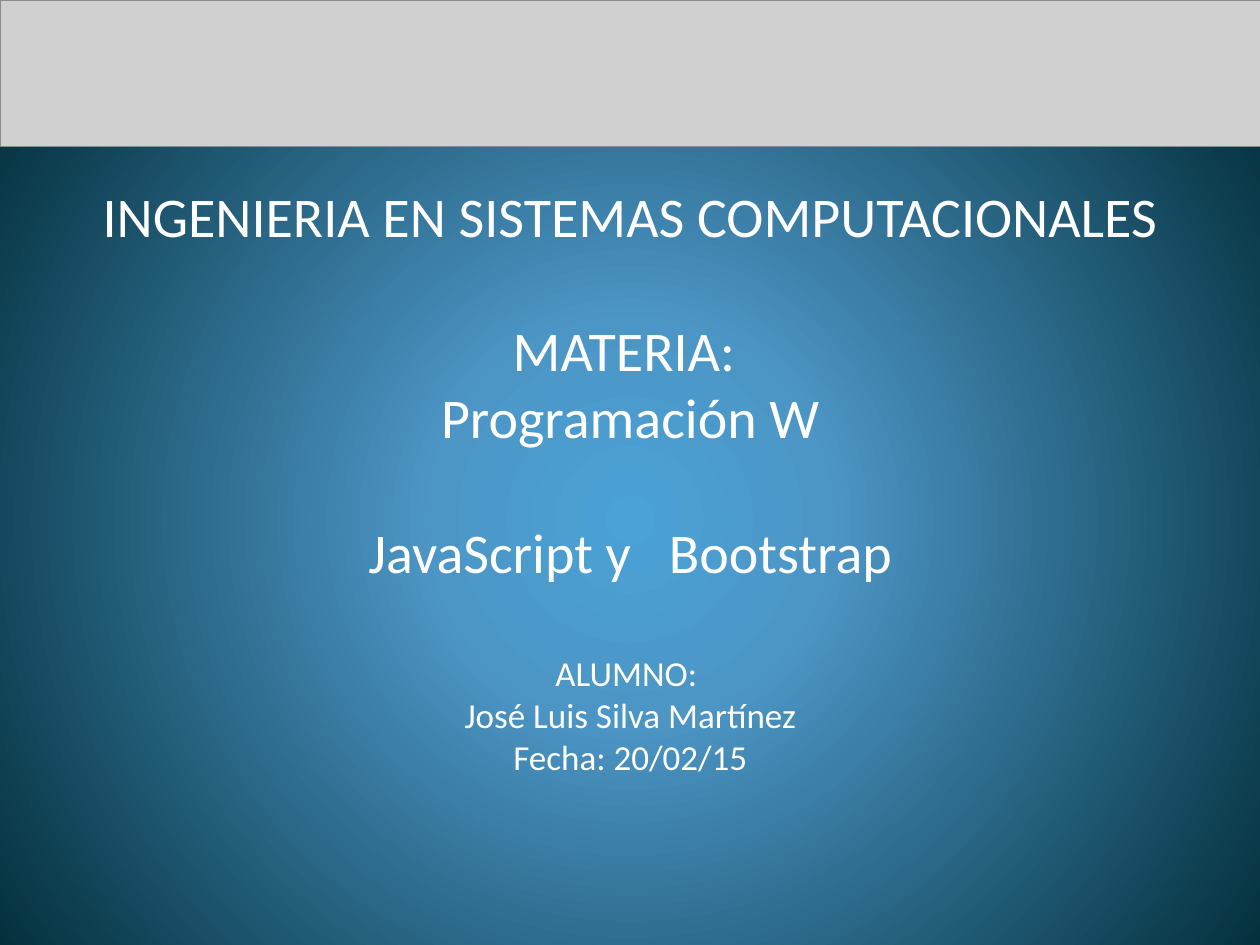
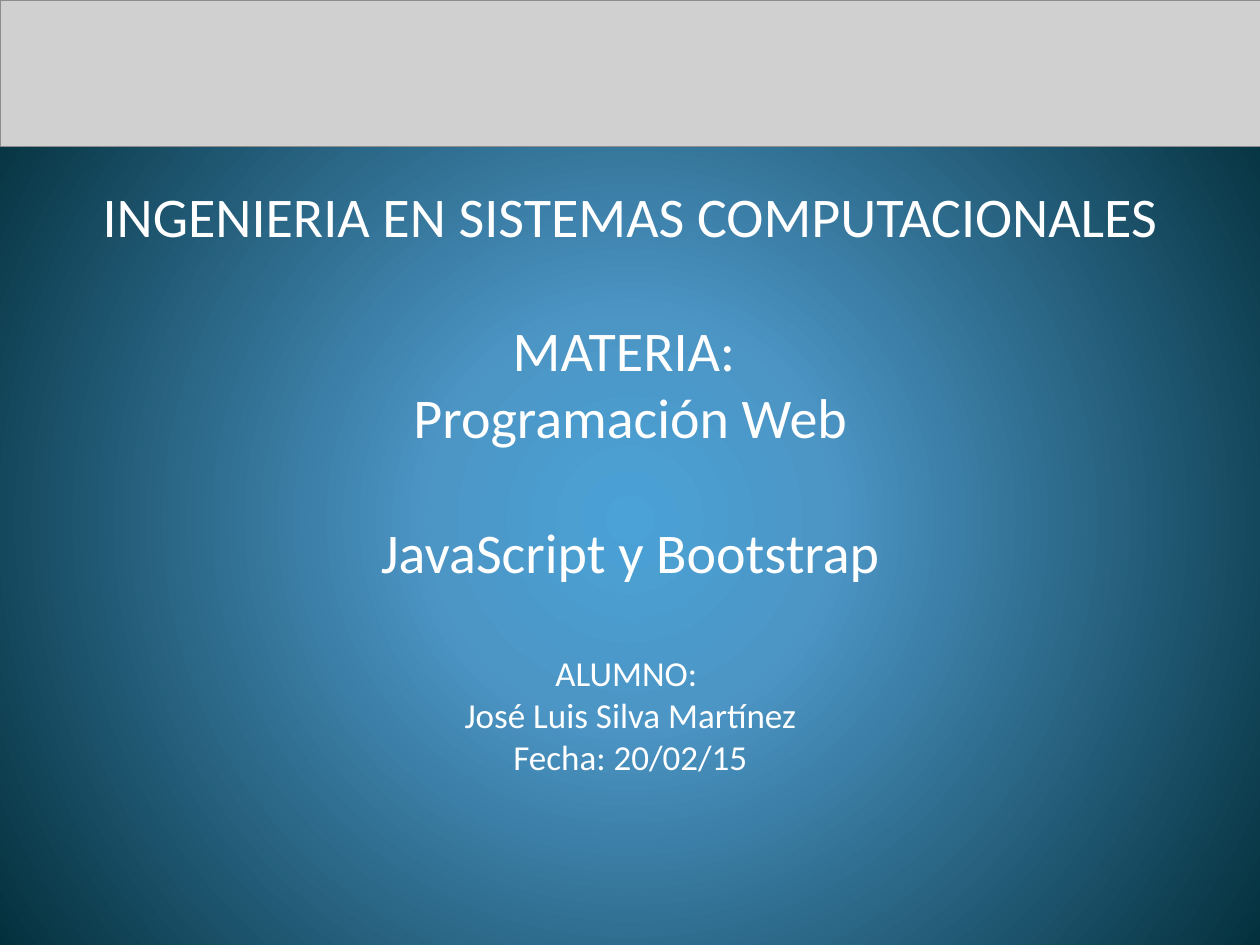
Before and after one commit to 10030445/programacionWeb, a slide deck: slide 1 of Tareas/tarea 7 - expo 5 javascript bootstrap.pptx. Drawn at 1260x945 pixels with LibreOffice and Linux fonts; fonts in the diff are those of the drawing; grey boxes stand for pictures. Boxes give left, top, right and bottom in pixels: in the first picture for what was removed or moved away, otherwise in the second. Text is boxed around its words. In the diff, an @@ line names an element or a change of style, - is before the commit and + after.

```diff
--- a/Tareas/tarea 7 - expo 5 javascript bootstrap.pptx
+++ b/Tareas/tarea 7 - expo 5 javascript bootstrap.pptx
@@ text at [413,399,847,448]: text changed @@
-Programación W
+Programación Web
```
Also in this commit, not shown: 3 other slides changed, 55 other files.
